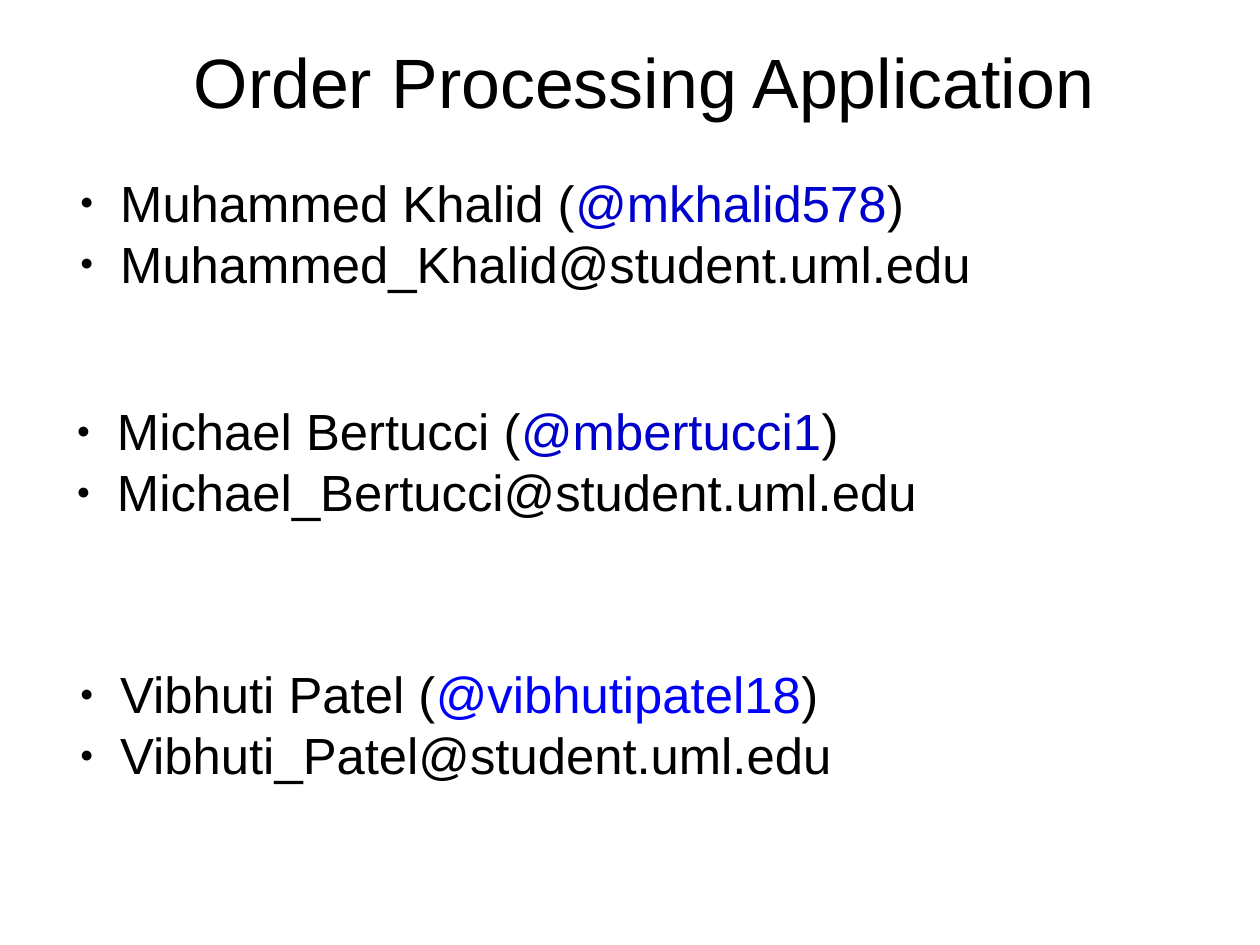
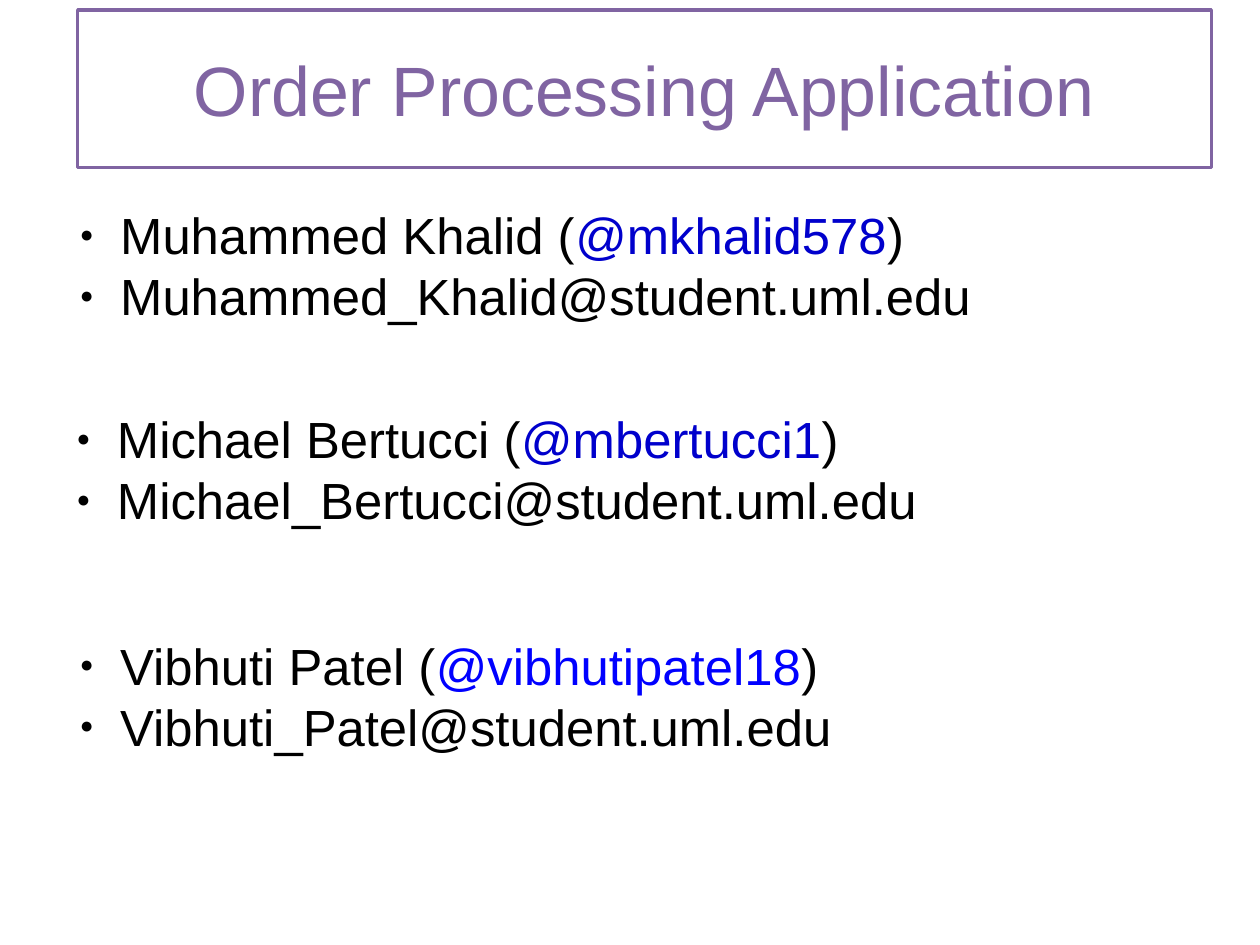
Before and after one commit to mkhalid578/orderProcessing, a slide deck: slide 1 of Project_Proposal.pptx. Drawn at 1260x945 pixels with LibreOffice and Linux fonts; fonts in the diff are those of the drawing. Boxes give left, top, right and bottom in pixels: in the first picture for what was removed or moved away, otherwise in the second. Text is boxed around its words. In the diff, an @@ line names an element or a change of style, - is before the commit and + after.

```diff
--- a/Project_Proposal.pptx
+++ b/Project_Proposal.pptx
@@ rectangle "Order Processing Application" resized from (x1=194, y1=57, x2=1094, y2=122) to (x1=78, y1=10, x2=1212, y2=168) @@
@@ rectangle "Order Processing Application" at (x1=78, y1=10, x2=1212, y2=168): text colour #000000 to #8064A2; fill none to #FFFFFF; outline none to #8064A2 2 pt @@
@@ text "Muhammed Khalid (@mkhalid578)" moved from (x1=120, y1=185, x2=970, y2=293) to (x1=120, y1=217, x2=970, y2=325) @@
@@ text "Michael Bertucci (@mbertucci1)" moved from (x1=117, y1=413, x2=917, y2=521) to (x1=117, y1=421, x2=917, y2=529) @@
@@ text "Vibhuti Patel (@vibhutipatel18)" moved from (x1=120, y1=676, x2=831, y2=784) to (x1=120, y1=648, x2=831, y2=756) @@
```
Also in this commit, not shown: 1 other slide changed.
